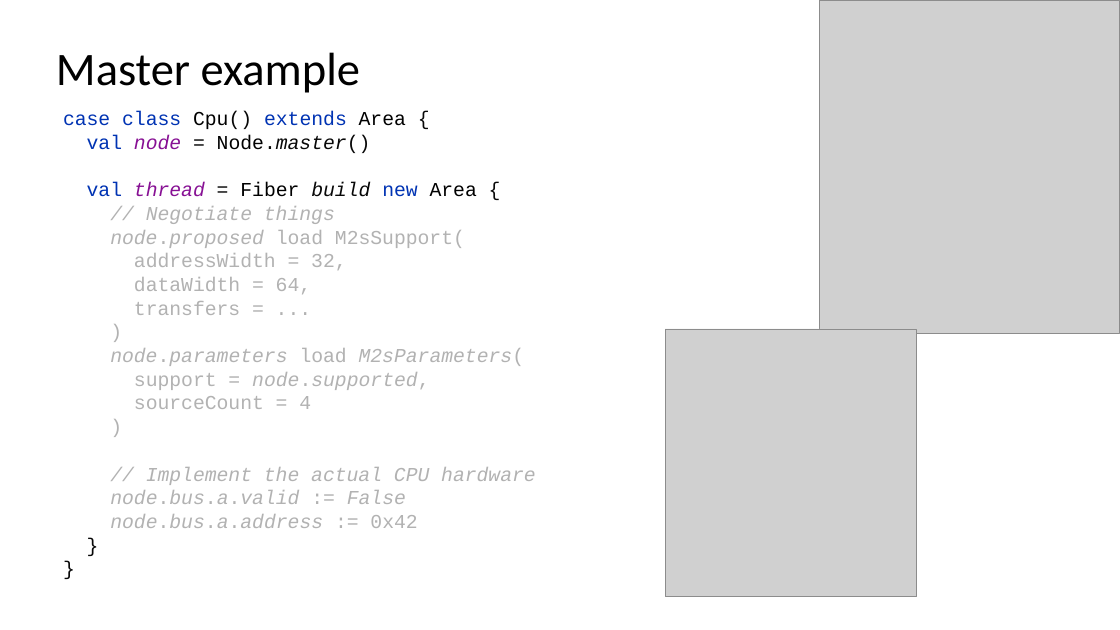
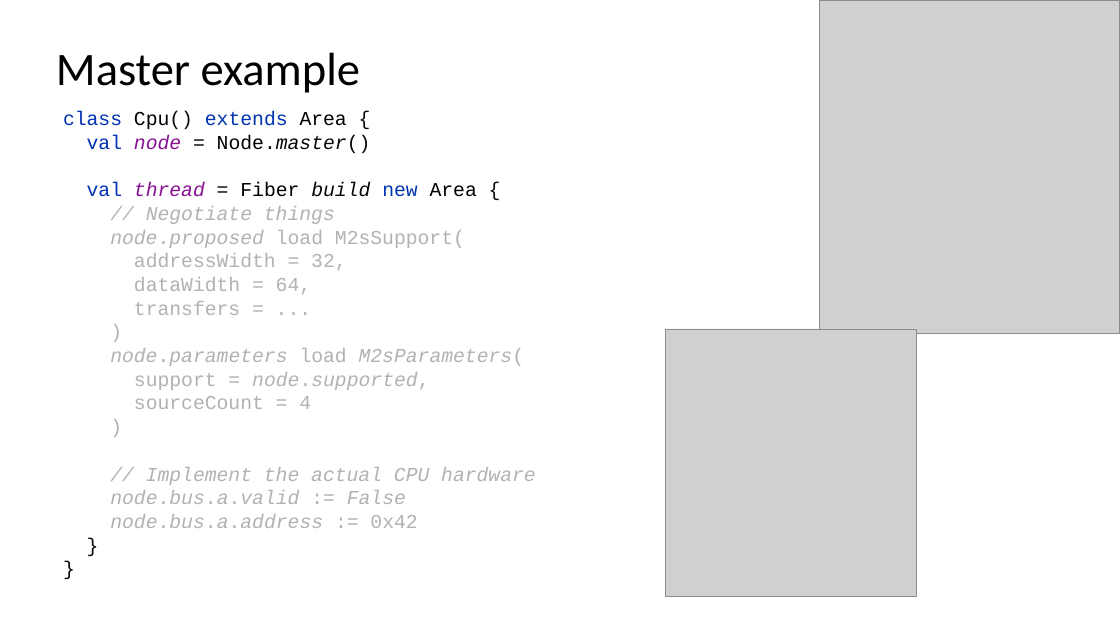
Before and after one commit to SpinalHDL/SpinalDoc, a slide deck: slide 45 of presentation/en/fsic_100723/fsic_100723.odp. Drawn at 1120x630 pixels with LibreOffice and Linux fonts; fonts in the diff are those of the drawing; grey boxes stand for pictures. Boxes give left, top, right and bottom in pixels: in the first picture for what was removed or moved away, otherwise in the second. Text is boxed around its words. In the diff, an @@ line names an element or a change of style, - is before the commit and + after.

```diff
--- a/presentation/en/fsic_100723/fsic_100723.odp
+++ b/presentation/en/fsic_100723/fsic_100723.odp
@@ text at bbox=[63, 111, 477, 197]: text changed @@
-case class Cpu() extends Area {
-val node = Node.master()
-val thread = Fiber build new Area {
+class Cpu() extends Area {
+val node = Node.master()
+val thread = Fiber build new Area {
```
Also in this commit, not shown: 6 other slides changed, 1 other file.
